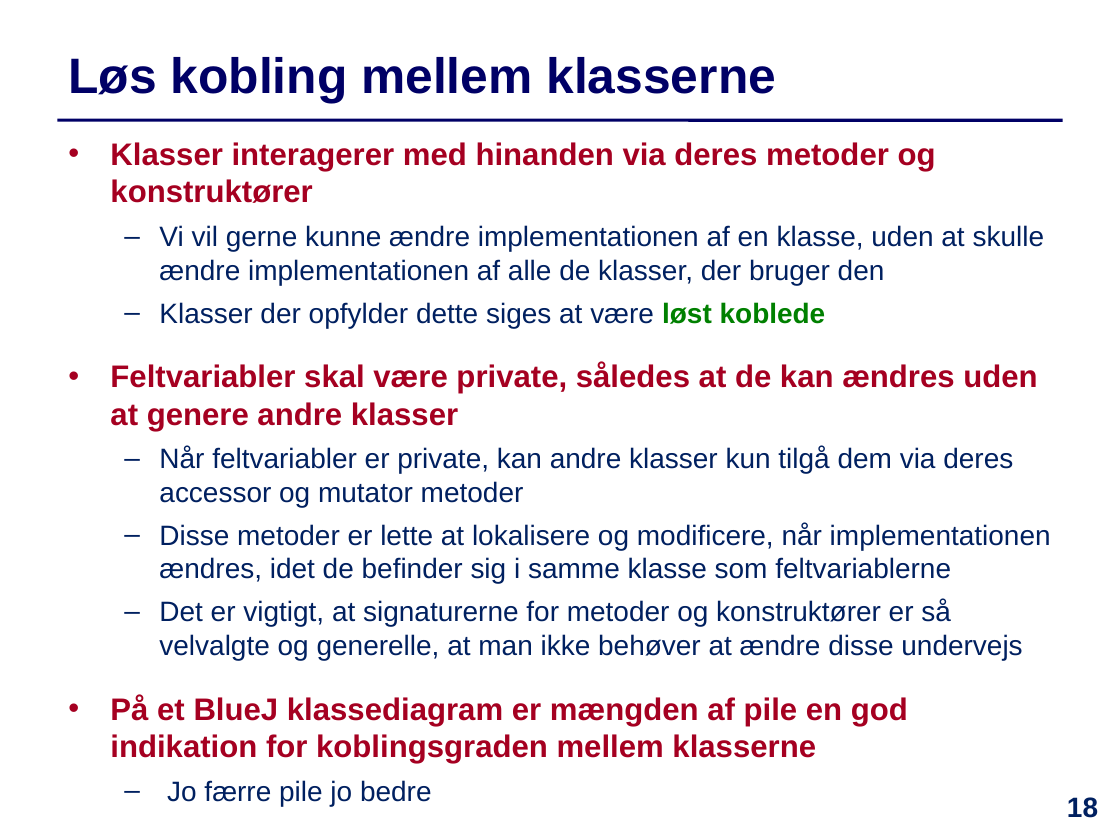
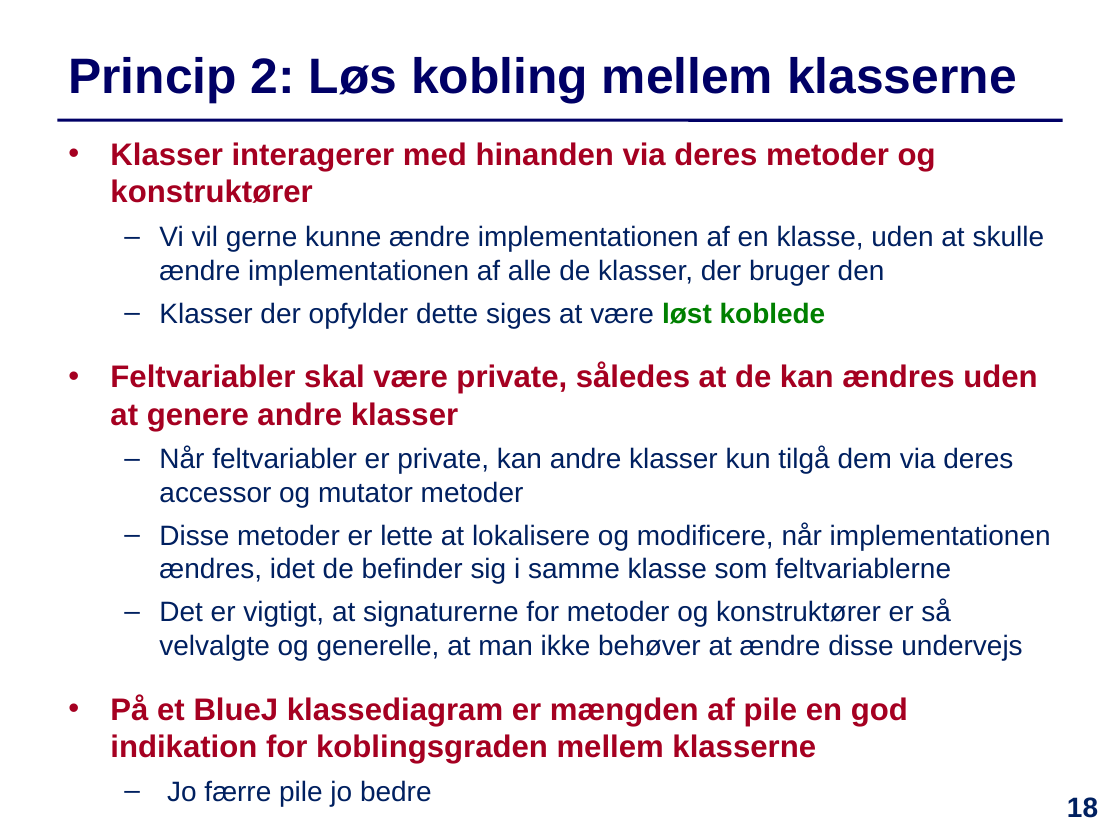
Before and after one commit to IntProgAU/Materiale, a slide deck: slide 18 of web/e24/uge_9/Slides-Uge9.pptx. Drawn at 1120x840 pixels with LibreOffice and Linux fonts; fonts in the diff are those of the drawing. Boxes give left, top, right and bottom in pixels: in the first picture for what was removed or moved away, otherwise in the second. Text is boxed around its words. In the diff, an @@ line names an element or a change of style, - is before the commit and + after.

```diff
--- a/web/e24/uge_9/Slides-Uge9.pptx
+++ b/web/e24/uge_9/Slides-Uge9.pptx
@@ title at <box>68,57,1017,104</box>: text changed @@
-  Løs kobling mellem klasserne
+  Princip 2: Løs kobling mellem klasserne
```
Also in this commit, not shown: 9 other slides changed, 1 other file.
